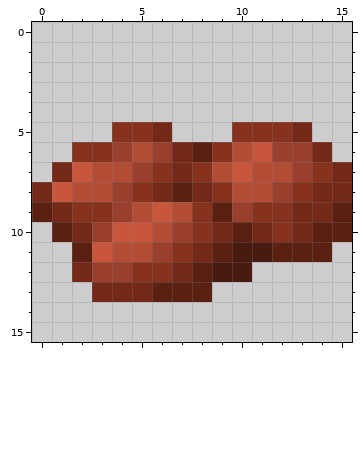
A pixel-art sprite gets an edit: Versandordner/Erledigt/crushed_bauxite.png. This is how it looked before the edit.
The file is 16x16 pixels. Colours within 5 levels of each other are drawn and written as one.
After:
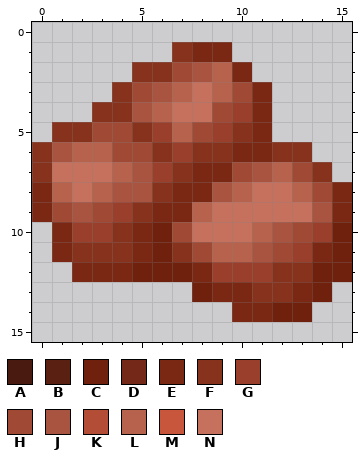
Palette (. is transparent): A #491a10  B #5a2113  C #70210d  D #732818  E #7a2814  F #86321d  G #993f2b  H #a04a36  J #a85441  K #b44d35  L #b7624d  M #c8563c  N #c6715d
What changed:
Changed rows in their new state; - is an unchanged pixel.
first column x 0:
 1 -------FEE------
 2 -----FFHJLE-----
 3 ----FHJLNLHE----
 4 ---FFJLNNHGE----
 5 -FFHH-GLHG-E..--
 6 FJLLHHFGF-EEFF.-
 7 FNNNLJGFEEHJLH-.
 8 ELNLJJFEEJLNNLHE
 9 EHJH-FEELNNNNNJE
10 -EG-FECHNNNLJHGC
11 -EFFFEC-HLLJHGEC
12 --EEECCCEGGGFFCC
13 ---.....CEEFFEC-
14 ----------EECC--
Where, in picture pixels (left, top, right, bottom), the same in both pictures:
changed: (32, 42, 352, 322)
